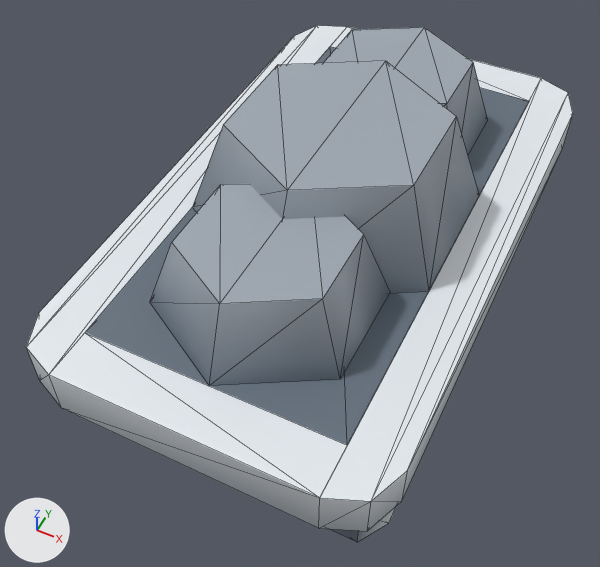
One commit to the glTF model client/public/assets/kenney-station/skip-rocks.glb: the scene before it, then after it.
Before and after are seen from a 50 mm camera at (0.487, -1.139, 1.635) aimed at (-0.045, -0.076, 0.307). The axes (+X, +Y, +Z) are drawn at lower left. The lights are the same throughout. The older version comes first. Mesh edges are drawn as thin lines. Where no turn or scale is listed for an object, it has been applied to the vertices. Vertices at exactly the same position are counted once.

Names of what the first picture shows: 'skip-rocks'.
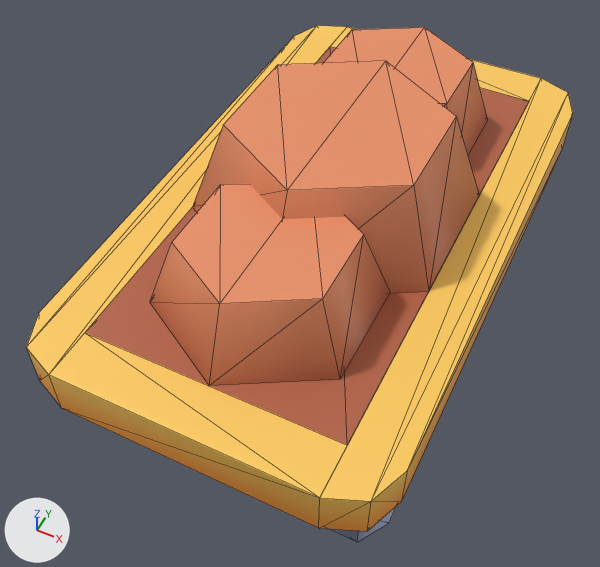
The change, as a diff of the scene's bpy script:
```diff
--- a/client/public/assets/kenney-station/skip-rocks.glb.py
+++ b/client/public/assets/kenney-station/skip-rocks.glb.py
@@ me_skip_rocks @@
 me_skip_rocks.from_pydata(...)  # 82 vertices, 138 faces; spans x -0.35..0.35, y -0.6..0.6, z -0.35..0.35
 # used by ob_skip_rocks; location = (0.0, 0.0, 0.35)
+# me_skip_rocks part 1: 36 faces centred in x -0.35..0.35, y -0.6..0.6, z -0.25..0.083 are repainted in the vertex colours; the middle colour goes from light grey #b4bcc4 to orange #ff9a32
+# me_skip_rocks part 2: 68 faces centred in x -0.3..0.3, y -0.55..0.55, z -0.25..0.35 are repainted in the vertex colours; the middle colour goes from greyish blue #788694 to brown #b49168
+# me_skip_rocks part 3: 34 faces centred in x -0.35..0.35, y -0.6..0.6, z -0.35..0.15 are repainted in the vertex colours; the middle colour goes from white #e7ecf1 to orange #ffcd5f
 me_skip_rocks.materials.append(mat_defaultmaterial)
```

Pixel boxes (x1, y1, x2, y2) of what changed, in the pictures (600 x 567 px):
part 1 of me_skip_rocks, recoloured
    both: (40, 154, 560, 531)
part 2 of me_skip_rocks, recoloured (greyish blue to brown)
    both: (85, 27, 529, 542)
part 3 of me_skip_rocks, recoloured (white to orange)
    both: (27, 26, 573, 528)
